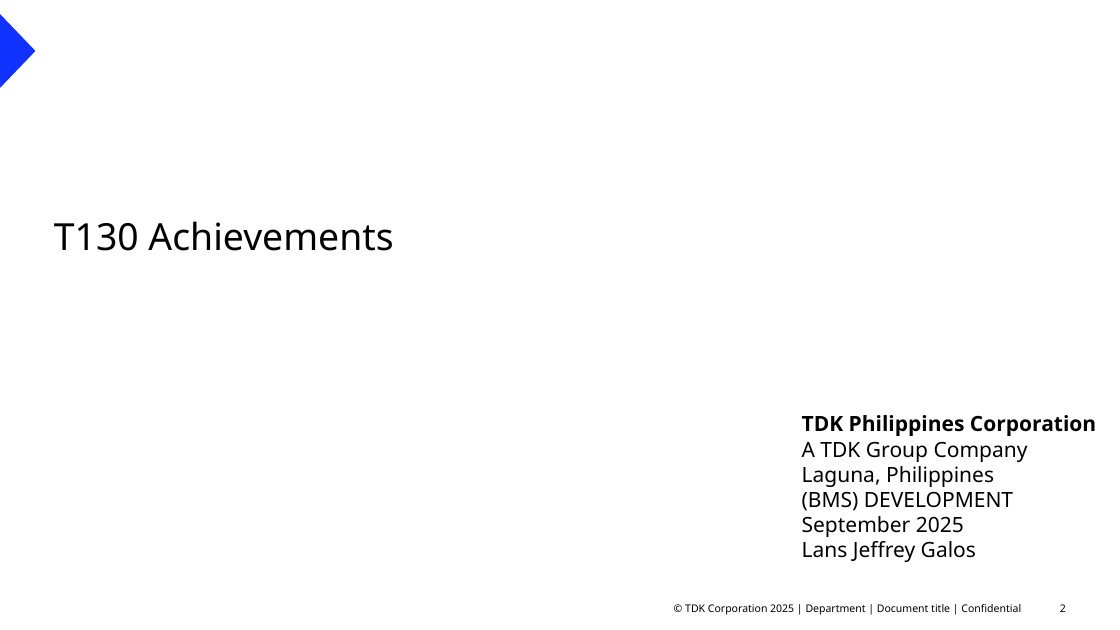
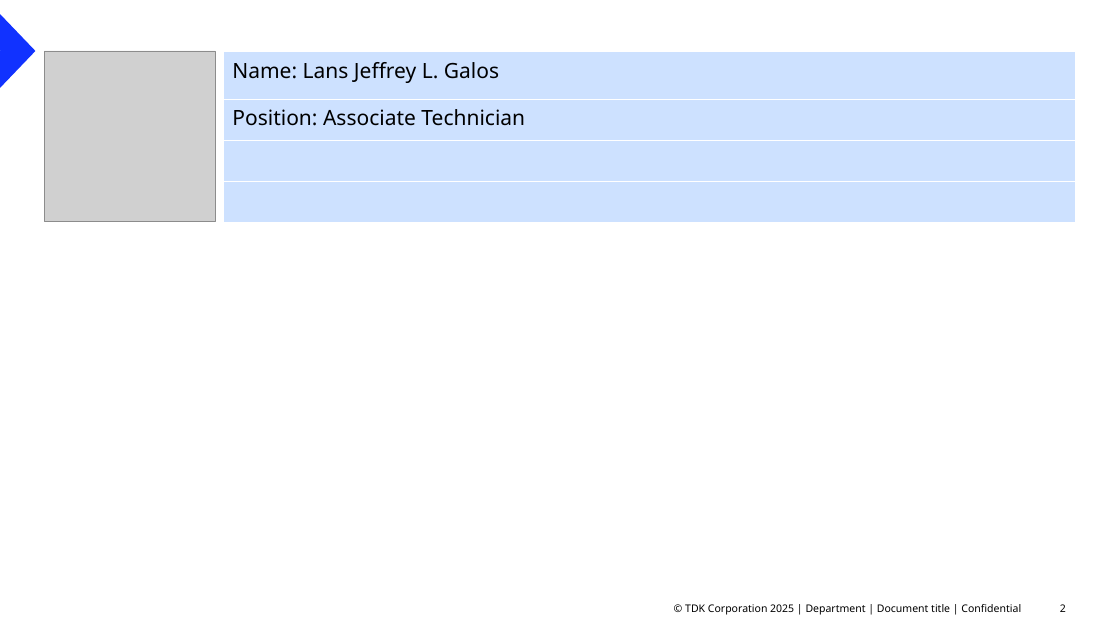
Before and after one commit to Zagreus-08/TDK_Programs, a slide deck: slide 2 of Achievement, Target, & Dream.pptx. Drawn at 1120x630 pixels with LibreOffice and Linux fonts; fonts in the diff are those of the drawing; grey boxes stand for pictures; background and template pictures are left out. Boxes give left, top, right and bottom in pixels: in the first picture for what was removed or moved away, otherwise in the second. Text is boxed around its words. In the diff, an @@ line names an element or a change of style, - is before the commit and + after.

```diff
--- a/Achievement, Target, & Dream.pptx
+++ b/Achievement, Target, & Dream.pptx
@@ picture added at (x1=45, y1=51, x2=215, y2=222) @@
@@ table added at (x1=224, y1=52, x2=1076, y2=223), 4 rows, 1 columns @@
+Name: Lans Jeffrey L. Galos
+Position: Associate Technician
+
+
@@ text removed at (x1=54, y1=221, x2=393, y2=251) @@
-T130 Achievements
@@ text removed at (x1=802, y1=415, x2=1096, y2=562) @@
-TDK Philippines Corporation
-A TDK Group Company
-Laguna, Philippines
-(BMS) DEVELOPMENT
-September 2025
-Lans Jeffrey Galos
```
Also in this commit, not shown: 1 other slide changed, 1 slide removed, 1 other file.
